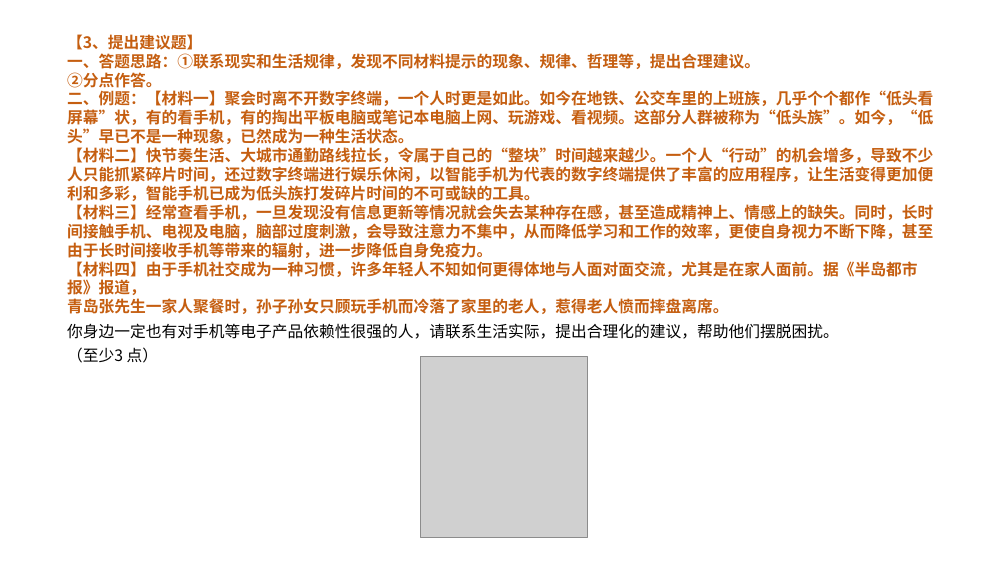
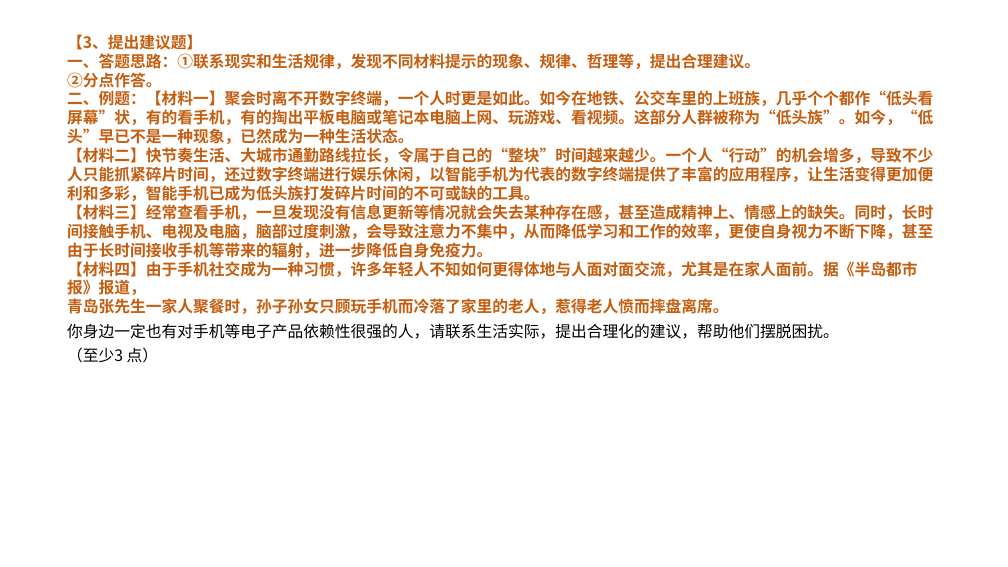
Before and after one commit to ChiangHaosion/codex-pdf-trans-ppt, a slide deck: slide 49 of mypaper_clean_no_answers.pptx. Drawn at 1008x567 pixels with LibreOffice and Linux fonts; fonts in the diff are those of the drawing; grey boxes stand for pictures. Boxes give left, top, right and bottom in pixels: in the first picture for what was removed or moved away, otherwise in the second. Text is boxed around its words. In the diff, an @@ line names an element or a change of style, - is before the commit and + after.

```diff
--- a/mypaper_clean_no_answers.pptx
+++ b/mypaper_clean_no_answers.pptx
@@ text "【3、提出建议题】 一、答题思路：①联系现实和生活规律，发现不同材料提示的现象、规律、哲理等，提出合理建议。 ②分点作答 ..." rewrapped from <box>67,34,933,339</box> to <box>67,34,933,363</box> @@
@@ picture removed at <box>420,356,588,538</box> @@
```
Also in this commit, not shown: 5 other slides changed, 10 other files.
